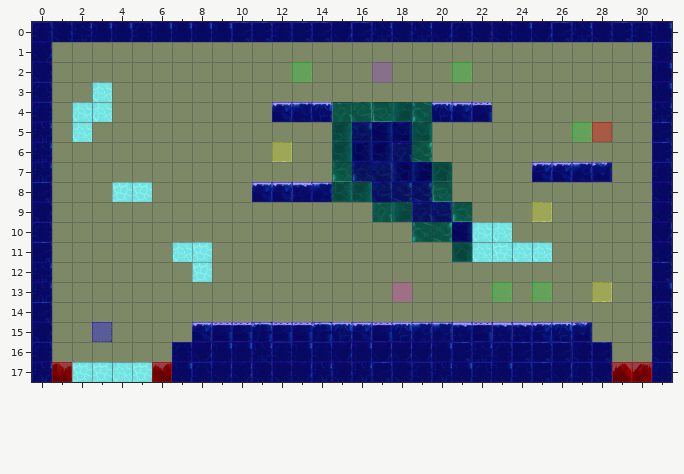
An edit to a level. Tiled map, Spellington/src/res/map/mapPlains9.tmx. That is the earlier state.
Cells are 50x50 px. Shown: x 0..31, y 0..17.
And afterwards:
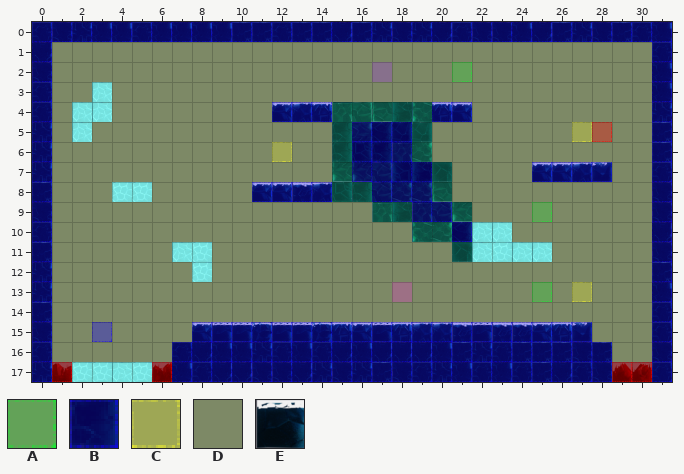
Key: from "collisionTile": A 1, B 3, C 4, D 11; from "frozenPlainsTile": E 5.
_ is an empty cell, . an unchanged one.
See-through tiles are keyed as they look on the map.
The exact change:
--- layer "terrain"
@@ x 22..22 @@
- 4 E
+ 4 _
--- layer "collision"
@@ x 22..22 @@
- 4 B
+ 4 D
--- layer "event"
@@ x 13..13 @@
- 2 A
+ 2 _
@@ x 27..27 @@
- 5 A
+ 5 C
@@ x 25..25 @@
- 9 C
+ 9 A
@@ x 23..28 @@
-13 A..._C
+13 _...C_
Pixel boxes of the changes (left, top, right, bottom) in both pictures:
removed: (292, 62, 312, 82)
changed: (472, 102, 492, 122)
changed: (572, 122, 592, 142)
changed: (532, 202, 552, 222)
removed: (492, 282, 512, 302)
changed: (572, 282, 612, 302)
